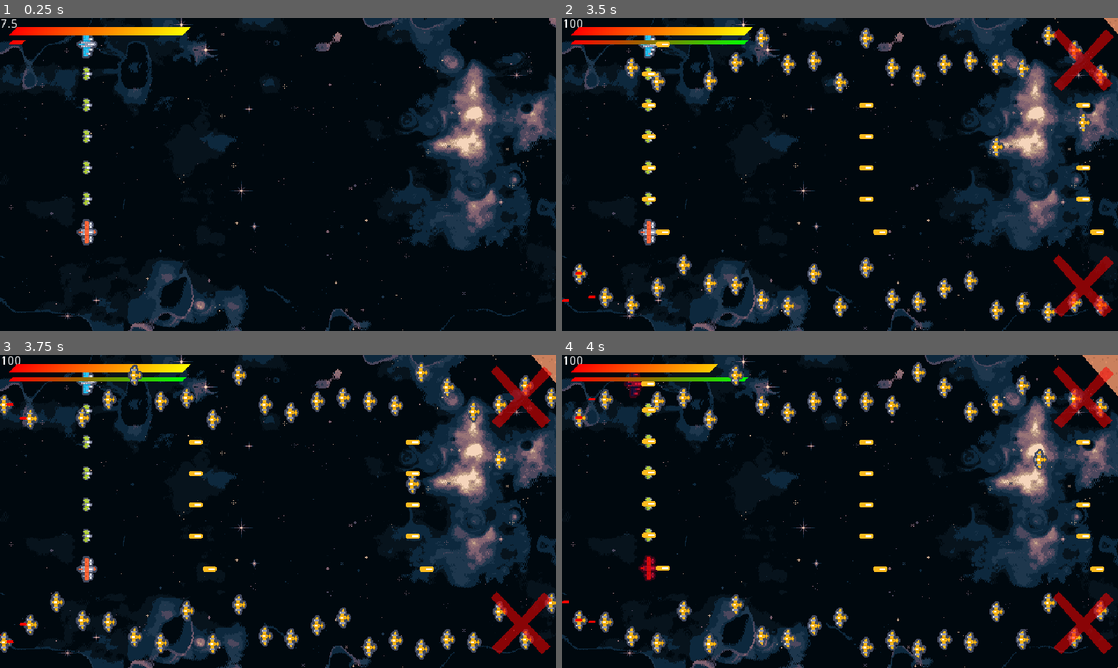
Above: before the commit, frames 1-4 (two rows, left to right).
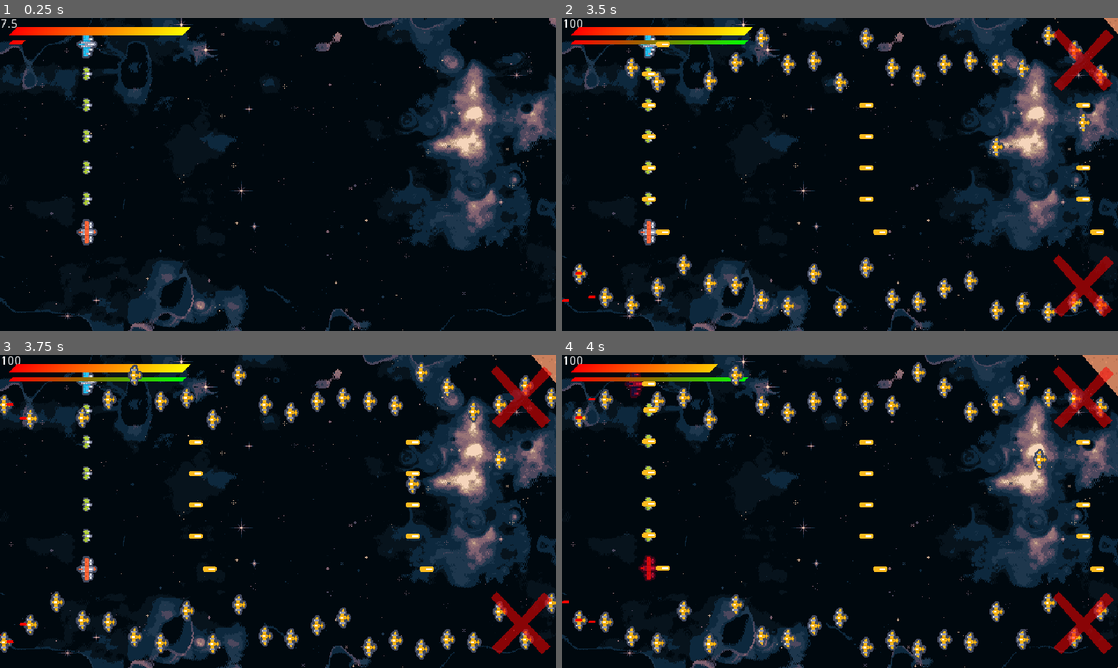
Above: after the commit, the same moments.

Repository: Extor3D/DestinysClan
Game: Godot game, scene res://TestScene.tscn
Two runs of this game, one before a commit and one after it. Both use one fixed random seed, a clock stepped at 60 frames per second and the inputs below.
Inputs (mouse positions are in pixels of both pictures, inside the frame that each line leads up to):
- Up to frame 1 (0.25 s): no input
- Up to frame 2 (3.5 s): move the mouse to (962, 158) at 0.52 s; hold Space (activate_formation) 0.53-1.28 s; click (962, 158) at 0.67 s; move the mouse to (728, 190) at 1.27 s; tap Space (activate_formation) at 1.35, 2.85 s; click (728, 190) at 1.42 s; move the mouse to (895, 105) at 2.02 s; hold Space (activate_formation) 2.03-2.78 s; click (895, 105) at 2.17 s; move the mouse to (812, 237) at 2.77 s; click (812, 237) at 2.92 s
- Up to frame 3 (3.75 s): move the mouse to (444, 558) at 3.52 s; hold Space (activate_formation) from 3.53 s (still down); click (444, 558) at 3.67 s
- Up to frame 4 (4 s): keep holding Space (activate_formation)

Frames 1-3 are identical in both runs. In frame 4, less than 0.1% of the frame differs, in the area x 11-18%, y 5-20%.

Commit message:
Subo el generador de niveles hell

Diff:
--- /dev/null
+++ b/SpaceshipHarem/Enemies/BulletHellEnemy.gd
@@ -0,0 +1,109 @@
+extends KinematicBody2D
+
+export(float) var speed = 100
+export(int) var health = 100
+export(int) var hold_x = 580
+export(int, 1, 10) var difficulty = 1
+
+var normal_bullet : PackedScene = preload("res://Enemies/EnemyShot.tscn")
+var spread : PackedScene = preload("res://Enemies/Weapons/SpreadWeapon.tscn")
+
+var rng = RandomNumberGenerator.new()
+
+func _ready():
+	rng.randomize()
+	var weapon1 = rng.randi_range(1, 6)
+	add_weapon(weapon1, difficulty)
+	var weapon2 = rng.randi_range(1, 6)
+	while weapon1 == weapon2:
+		weapon2 = rng.randi_range(1, 6)
+	add_weapon(weapon2, difficulty)
+	if difficulty > 5:
+		var weapon3 = rng.randi_range(1, 6)
+		while weapon1 == weapon3 or weapon2 == weapon3:
+			weapon3 = rng.randi_range(1, 6)
+		add_weapon(weapon3, difficulty - 3)
+
+func _physics_process(delta):
+	if position.x > hold_x:
+		move_and_collide(Vector2(-speed * delta, 0))
+
+func take_damage(damage):
+	#Add damage sound here
+	health -= damage
+	if health <= 0:
+		queue_free()
+
+func add_weapon(wpn, diff):
+	match wpn:
+		1: add_rotating_spread(diff)
+		2: add_hallway_spread(diff)
+		3: add_circular_spread(diff)
+		4: add_shotgun_spread(diff)
+		5: add_barrage_spread(diff)
+		6: add_random_spread(diff)
+
+func create_spread_settings(rot_spd, rot_from, rot_to, wait_time, spawn_count, rad, ang_from, ang_to, back_forth) -> Dictionary:
+	var spread_settings : Dictionary = {
+		"rotate_speed" : rot_spd,
+		"rotate_from" : rot_from,
+		"rotate_to" : rot_to,
+		"shoot_timer_wait_time" : wait_time,
+		"spawn_point_count" : spawn_count,
+		"radius" : rad,
+		"shot_angle_from" : ang_from,
+		"shot_angle_to" : ang_to,
+		"back_and_forth" : back_forth
+	}
+	return spread_settings
+
+func add_rotating_spread(diff):
+	var wait = 0.5 - float(diff) * 0.03
+	var dic = create_spread_settings(15, 140, 220, wait, 1, 30, 0, 360, true)
+	var spr = spread.instance()
+	set_spread_settings(spr, dic)
+	add_child(spr)
+
+func add_hallway_spread(diff):
+	var size = 160 - diff*10
+	var speed = diff * 1.5
+	var dic = create_spread_settings(speed, 180-size/2, 180, 0.1, 2, 30, 0, size, true)
+	var spr = spread.instance()
+	set_spread_settings(spr, dic)
+	add_child(spr)
+
+func add_circular_spread(diff):
+	var wait = 1 - float(diff) * 0.05
+	var points = diff + 9
+	var dic = create_spread_settings(7, 0, 360, wait, points, 30, 0, 360, false)
+	var spr = spread.instance()
+	set_spread_settings(spr, dic)
+	add_child(spr)
+
+func add_shotgun_spread(diff):
+	var wait =  5 + (float(diff) * -0.2)
+	var points = diff + 4
+	var size = 4 + diff
+	var dic = create_spread_settings(20, 180-size, 180, wait, points, 30, 0, size, false)
+	var spr = spread.instance()
+	set_spread_settings(spr, dic)
+	add_child(spr)
+
+func add_barrage_spread(diff):
+	var points = diff + 10
+	var dic = create_spread_settings(1, 85, 95, 3, points, 30, 0, 180, false)
+	var spr = spread.instance()
+	set_spread_settings(spr, dic)
+	add_child(spr)
+
+func add_random_spread(diff):
+	var wait = 3 / float(diff)
+	var points = (diff + 7) / 2
+	var dic = create_spread_settings(27, 0, 360, wait, points, 30, 0, 360, false)
+	var spr = spread.instance()
+	set_spread_settings(spr, dic)
+	add_child(spr)
+
+func set_spread_settings(spr: Node2D, dic : Dictionary):
+	for k in dic.keys():
+		spr.set(k, dic.get(k))
--- /dev/null
+++ b/SpaceshipHarem/Enemies/BulletHellEnemy.tscn
@@ -0,0 +1,22 @@
+[gd_scene load_steps=4 format=2]
+
+[ext_resource path="res://Enemies/Sprites/ship_0011.png" type="Texture" id=1]
+[ext_resource path="res://Enemies/BulletHellEnemy.gd" type="Script" id=2]
+
+[sub_resource type="CapsuleShape2D" id=1]
+radius = 11.0
+height = 44.0
+
+[node name="BulletHellEnemy" type="KinematicBody2D"]
+collision_layer = 4
+collision_mask = 3
+script = ExtResource( 2 )
+difficulty = 10
+
+[node name="Sprite" type="Sprite" parent="."]
+rotation = -1.5708
+scale = Vector2( 3, 3 )
+texture = ExtResource( 1 )
+
+[node name="CollisionShape2D" type="CollisionShape2D" parent="."]
+shape = SubResource( 1 )
--- a/SpaceshipHarem/Enemies/Weapons/SpreadWeapon.tscn
+++ b/SpaceshipHarem/Enemies/Weapons/SpreadWeapon.tscn
@@ -4,7 +4,6 @@
 [ext_resource path="res://Enemies/EnemyShot.tscn" type="PackedScene" id=2]
 
 [node name="SpreadWeapon" type="Node2D"]
-position = Vector2( 317, 162 )
 script = ExtResource( 1 )
 bullet_scene = ExtResource( 2 )
 
--- a/SpaceshipHarem/LevelComponents/LevelGenerator.tscn
+++ b/SpaceshipHarem/LevelComponents/LevelGenerator.tscn
@@ -6,6 +6,7 @@
 
 [node name="LevelGenerator" type="Node2D"]
 script = ExtResource( 1 )
+type = 3
 
 [node name="HUD" parent="." instance=ExtResource( 3 )]
 
--- a/SpaceshipHarem/LevelComponents/Scripts/EnemyTimer.gd
+++ b/SpaceshipHarem/LevelComponents/Scripts/EnemyTimer.gd
@@ -1,4 +1,6 @@
 extends Timer
+
+signal spawner_cleared
 
 export (PackedScene) var scene
 export (Dictionary) var scene_variables
@@ -7,15 +9,22 @@
 export (float) var start_time = 0
 export (float) var duration = 5
 export (bool) var warning = false
+export (bool) var start_on_ready = true
 var rng = RandomNumberGenerator.new()
+
+var ended = false
 
 func _ready():
 	rng.randomize()
-	$StartTime.start(start_time)
 	set_paused(true)
+	if start_on_ready:
+		start_timer()
 	$WarningSign.visible = false
 	$WarningSign.global_position = Vector2(600, y_center)
 	$WarningSign.scale = Vector2(height/float(50), height/float(50))
+
+func start_timer():
+	$StartTime.start(start_time)
 
 func _on_EnemyTimer_timeout():
 	#Create a new enemy in the specified range
@@ -32,9 +41,13 @@
 		if c is Node2D and c.global_position.x < -50:
 			#Remove the node if it leaves the screen from the left
 			c.queue_free()
+	if $CleanWhenOut.get_child_count() == 0 and ended:
+		emit_signal("spawner_cleared")
+		queue_free()
 
 func _on_EndTime_timeout():
 	#Stops the spawner when duration timeouts
+	ended = true
 	set_paused(true)
 	if warning:
 		$WarningSign.visible = false
--- a/SpaceshipHarem/LevelComponents/Scripts/LevelGenerator.gd
+++ b/SpaceshipHarem/LevelComponents/Scripts/LevelGenerator.gd
@@ -3,7 +3,7 @@
 enum types {OPEN = 1, TUNNEL = 2, HELL = 3}
 
 export (types) var type = types.OPEN
-export (int) var difficulty = 1
+export (int, 1, 10) var difficulty = 1
 
 var rng = RandomNumberGenerator.new()
 
@@ -14,6 +14,7 @@
 var finish
 var interlude_time = 5
 
+onready var play_area = $PlayArea
 
 #Components Scenes
 var tunnel_scene = preload("res://LevelComponents/VectorTunnel.tscn")
@@ -22,6 +23,7 @@
 
 #Objects Scenes
 var enemy_scene = preload("res://Enemies/Enemy.tscn")
+var bullet_hell_scene = preload("res://Enemies/BulletHellEnemy.tscn")
 var obstacle_scene = preload("res://Scenery/Obstacle.tscn")
 
 func _ready():
@@ -33,7 +35,7 @@
 		types.TUNNEL:
 			create_tunnel_level()
 		types.HELL:
-			pass
+			create_hell_level()
 
 func calculate_times():
 	part_duration = base_time + difficulty
@@ -48,6 +50,30 @@
 func create_tunnel_level():
 	create_tunnel(0, VectorTunnel.NO_END, VectorTunnel.types.BOTH)
 	create_start_part($PlayArea)
+
+func create_hell_level():
+	var spawner1 = add_hell_sub_boss(true)
+	var spawner2 = add_hell_sub_boss(false)
+	spawner1.connect("spawner_cleared", spawner2, "start_timer")
+	var spawner3 = add_hell_sub_boss(false)
+	spawner2.connect("spawner_cleared", spawner3, "start_timer")
+
+func add_hell_sub_boss(on_ready):
+	var spawner = spawner_scene.instance()
+	spawner.scene = bullet_hell_scene
+	var vars = {"speed": 100,
+				"health": 50 + difficulty * 10,
+				"difficulty": difficulty }
+	spawner.scene_variables = vars
+	spawner.y_center = 180
+	spawner.height = 1
+	spawner.start_time = 0
+	spawner.duration = 1
+	spawner.warning = false
+	spawner.set_wait_time(0.8)
+	spawner.start_on_ready = on_ready
+	play_area.add_child(spawner)
+	return spawner
 
 func create_start_part(start):
 	create_spawner(start, 0, part_duration)
--- /dev/null
+++ b/SpaceshipHarem/LevelGeneratorTestScene.tscn
@@ -0,0 +1,14 @@
+[gd_scene load_steps=4 format=2]
+
+[ext_resource path="res://Player/Player.tscn" type="PackedScene" id=1]
+[ext_resource path="res://LevelComponents/HUD.tscn" type="PackedScene" id=2]
+[ext_resource path="res://LevelComponents/LevelGenerator.tscn" type="PackedScene" id=3]
+
+[node name="Node2D" type="Node2D"]
+
+[node name="Player" parent="." instance=ExtResource( 1 )]
+
+[node name="LevelGenerator" parent="." instance=ExtResource( 3 )]
+difficulty = 10
+
+[node name="HUD" parent="." instance=ExtResource( 2 )]
--- a/SpaceshipHarem/Player/ControlledShip.tscn
+++ b/SpaceshipHarem/Player/ControlledShip.tscn
@@ -4,7 +4,7 @@
 [ext_resource path="res://Player/Scripts/Ship.gd" type="Script" id=2]
 
 [sub_resource type="CircleShape2D" id=1]
-radius = 7.0
+radius = 4.12311
 
 [node name="ControlledShip" type="RigidBody2D"]
 mode = 2
--- a/SpaceshipHarem/TestScene.tscn
+++ b/SpaceshipHarem/TestScene.tscn
@@ -9,6 +9,7 @@
 [ext_resource path="res://Enemies/Enemy.tscn" type="PackedScene" id=7]
 [ext_resource path="res://LevelComponents/Sprites/Space Background.png" type="Texture" id=8]
 [ext_resource path="res://Scenery/Obstacle.tscn" type="PackedScene" id=9]
+[ext_resource path="res://Enemies/BulletHellEnemy.tscn" type="PackedScene" id=10]
 
 [sub_resource type="ImageTexture" id=1]
 
@@ -101,4 +102,13 @@
 start_time = 35.0
 duration = 25.0
 
+[node name="BossShip" parent="Outro" instance=ExtResource( 4 )]
+wait_time = 0.8
+scene = ExtResource( 10 )
+scene_variables = {
+}
+height = 1
+start_time = 60.0
+duration = 1.0
+
 [node name="HUD" parent="." instance=ExtResource( 3 )]
Not shown: 1 places in SpaceshipHarem/TestScene.tscn that only renumber resources
